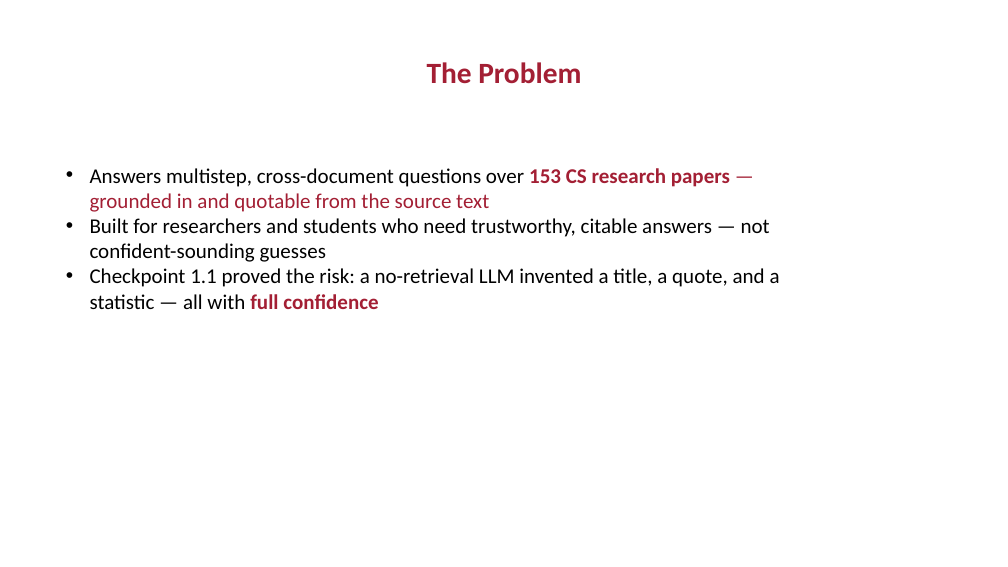
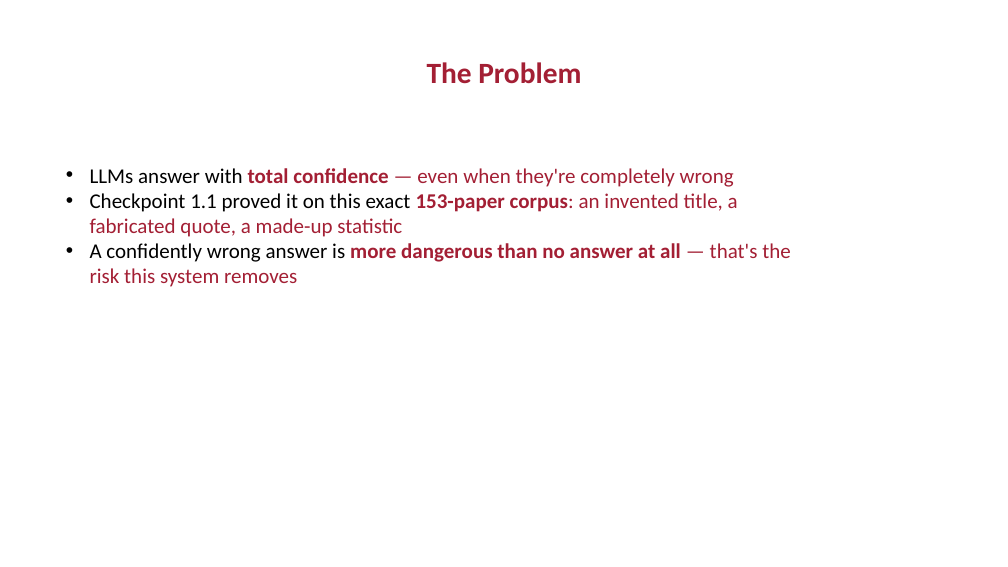
Before and after one commit to slakhwa/mit-rag-context-eng-capstone, a slide deck: slide 3 of Capstone Checkpoint 8.1/Capstone_Design_Review_Presentation_completed.pptx. Drawn at 1008x567 pixels with LibreOffice and Linux fonts; fonts in the diff are those of the drawing; background and template pictures are left out. Boxes give left, top, right and bottom in pixels: in the first picture for what was removed or moved away, otherwise in the second. Text is boxed around its words. In the diff, an @@ line names an element or a change of style, - is before the commit and + after.

Commit message:
Rewrite 'The Problem' slide as a hook-proof-stakes arc
Previous bullets led with a capability statement (which belongs on The Solution slide) and buried the actual problem. Rewritten to lead with the attention-grabbing claim (LLMs answer with total confidence even when wrong), back it with the verified Checkpoint 1.1 evidence, and close with the stakes. Same facts, stronger structure.

```diff
--- a/Capstone Checkpoint 8.1/Capstone_Design_Review_Presentation_completed.pptx
+++ b/Capstone Checkpoint 8.1/Capstone_Design_Review_Presentation_completed.pptx
@@ text at box(90, 168, 791, 287): text changed; text colour #000000 to #A31F34 @@
-• Answers multistep, cross-document questions over 153 CS research papers — grounded in and quotable from the source text
-• Built for researchers and students who need trustworthy, citable answers — not confident-sounding guesses
-• Checkpoint 1.1 proved the risk: a no-retrieval LLM invented a title, a quote, and a statistic — all with full confidence
+• LLMs answer with total confidence — even when they're completely wrong
+• Checkpoint 1.1 proved it on this exact 153-paper corpus: an invented title, a fabricated quote, a made-up statistic
+• A confidently wrong answer is more dangerous than no answer at all — that's the risk this system removes
```
